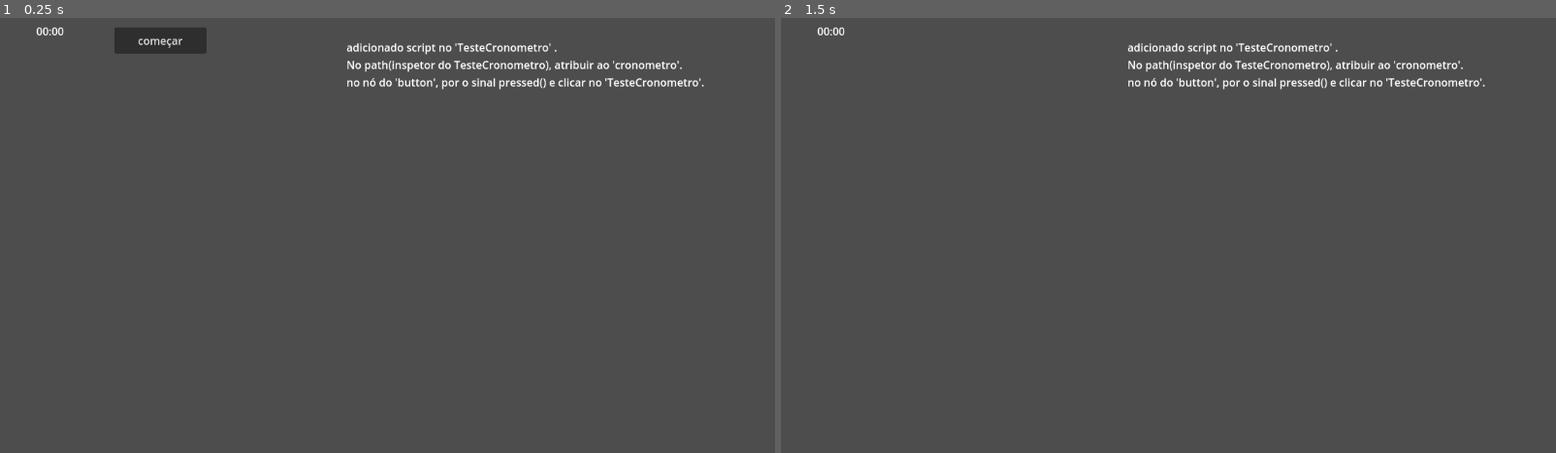
Above: before the commit, frames 1-2 (left to right).
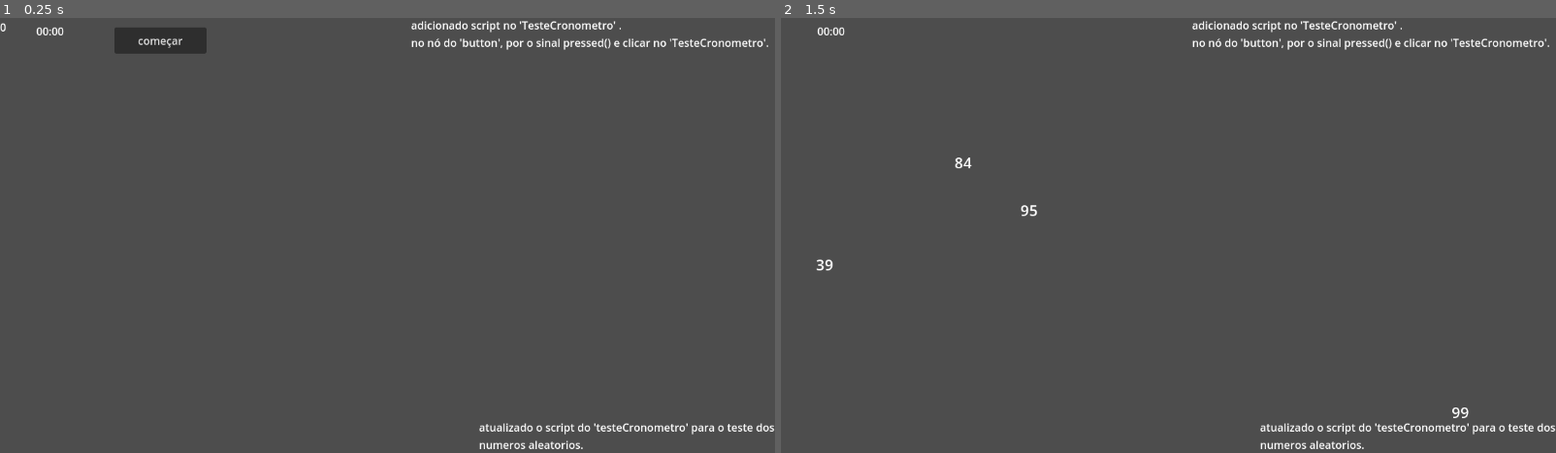
Above: after the commit, the same moments.

Repository: RochaJoaos/divisnake
Game: Godot game, scene res://scenes/UI/cronometro/teste_cronometro.tscn
The game is run twice, just before and just after one commit, with the same random seed, the same clock (stepped at 60 frames per second) and the same inputs. The project has no main scene, so this scene is started directly.
Inputs:
- Up to frame 1 (0.25 s): no input
- Up to frame 2 (1.5 s): click "começar" at 0.5 s; tap Enter at 1.25 s

The runs differ from the first frame. In frame 1, 2.3% of the frame differs, in the area x 0-100%, y 0-100%; in frame 2, 2.5%, in the area x 4-100%, y 0-100%.

Commit message:
teste dos numeros aleatorios
adicionado no testeCronometro a cena numeros, atualizado o script testeCronometro

Diff:
--- a/scenes/UI/cronometro/teste_cronometro.gd
+++ b/scenes/UI/cronometro/teste_cronometro.gd
@@ -1,12 +1,19 @@
 extends Node2D
 
-@export var cronometro_path: NodePath
-@onready var cronometro := get_node(cronometro_path)
+@onready var cronometro := $Cronometro
+@onready var numbers := $Numeros # adicionado pro teste dos numeros aleatorios
+
 
 func _ready() -> void:
 	pass
 
 func _on_button_pressed() -> void:
 	cronometro.start()
+	numbers.gerar() # adicionado pro teste de numeros aleatorios
+
 	$Button.disabled = true
 	$Button.visible = false
+
+func on_numero_comido(valor:int) -> void:
+	# aqui depois valida com o pivô e regras
+	numbers.gerar()  #  depois de comer e validar, os numeros novos aparecem
--- a/scenes/UI/cronometro/teste_cronometro.tscn
+++ b/scenes/UI/cronometro/teste_cronometro.tscn
@@ -1,11 +1,11 @@
-[gd_scene load_steps=3 format=3 uid="uid://b68c3n2107rwn"]
+[gd_scene load_steps=4 format=3 uid="uid://b68c3n2107rwn"]
 
 [ext_resource type="PackedScene" uid="uid://df0u1w33tqsat" path="res://scenes/UI/cronometro/cronometro.tscn" id="1_5ldog"]
 [ext_resource type="Script" uid="uid://cdfhp7aag7y2k" path="res://scenes/UI/cronometro/teste_cronometro.gd" id="1_g7hsw"]
+[ext_resource type="PackedScene" uid="uid://d3vn26aqpjq3s" path="res://scenes/numeros/aleatorios/numeros.tscn" id="3_pxbbu"]
 
 [node name="TesteCronometro" type="Node2D"]
 script = ExtResource("1_g7hsw")
-cronometro_path = NodePath("Cronometro")
 
 [node name="Button" type="Button" parent="."]
 offset_left = 170.0
@@ -21,12 +21,22 @@
 offset_bottom = 33.0
 
 [node name="Label" type="Label" parent="."]
-offset_left = 515.0
-offset_top = 32.0
-offset_right = 555.0
-offset_bottom = 55.0
+offset_left = 611.0
+offset_top = -1.0
+offset_right = 1143.0
+offset_bottom = 48.0
 text = "adicionado script no 'TesteCronometro' .
-No path(inspetor do TesteCronometro), atribuir ao 'cronometro'.
 no nó do 'button', por o sinal pressed() e clicar no 'TesteCronometro'."
 
+[node name="Numeros" parent="." instance=ExtResource("3_pxbbu")]
+position = Vector2(0, 2)
+
+[node name="Label2" type="Label" parent="."]
+offset_left = 712.0
+offset_top = 598.0
+offset_right = 1152.0
+offset_bottom = 647.0
+text = "atualizado o script do 'testeCronometro' para o teste dos
+numeros aleatorios."
+
 [connection signal="pressed" from="Button" to="." method="_on_button_pressed"]
--- a/scenes/numeros/aleatorios/numeros.gd
+++ b/scenes/numeros/aleatorios/numeros.gd
@@ -7,8 +7,8 @@
 
 var valores: Array[int] = []
 
-func _ready() -> void:
-	gerar()
+#func _ready() -> void:
+#	gerar()
 
 func limpar() -> void:
 	for c in get_children():
